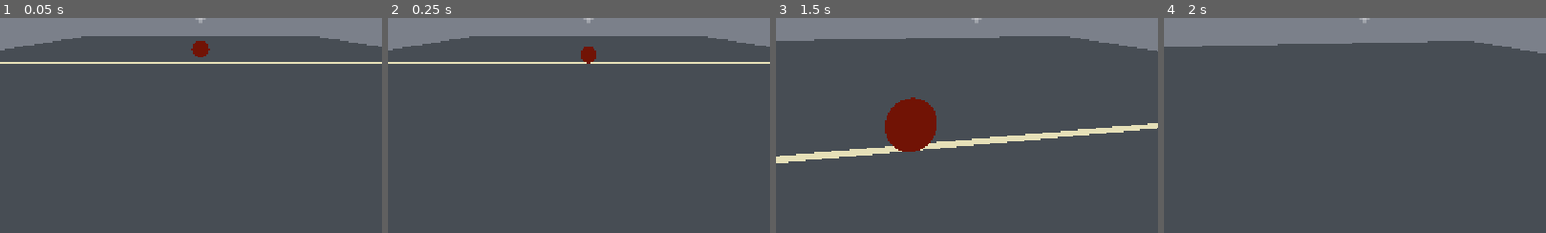
Above: before the commit, frames 1-4 (left to right).
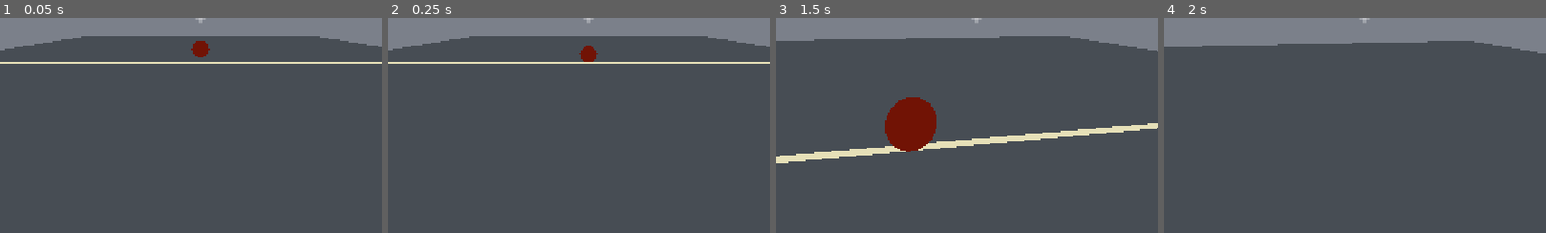
Above: after the commit, the same moments.

Repository: copley/dodgeball-fps
Game: Godot game, scene res://scenes/main.tscn
The game is run twice, just before and just after one commit, with the same random seed, the same clock (stepped at 60 frames per second) and the same inputs.
Inputs (mouse positions are % of the whole screen's width and height, from its top left):
- Up to frame 1 (0.05 s): no input
- Up to frame 2 (0.25 s): no input
- Up to frame 3 (1.5 s): tap Enter at 0.5 s; move the mouse to (49, 52) at 0.52 s; press the mouse at (49, 52) at 0.53 s; hold W (move_forward) from 0.53 s (still down); move the mouse to (57, 51) at 1.27 s; release the mouse at (57, 51) at 1.28 s; tap E (pickup_ball) at 1.35 s
- Up to frame 4 (2 s): keep holding W (move_forward); click (57, 51) at 1.55 s
The pictures show only the part of the screen within x 24-74%, y 50-100%; the shares and areas given below are measured in that part.

Frame 1 is identical in both runs. In frame 2, less than 0.1% of the frame differs, in the area x 50-55%, y 12-22%; in frame 3, less than 0.1%, in the area x 29-42%, y 36-63%; in frame 4, nothing differs.

Commit message:
fix: allow reliable ball re-pickup

Diff:
--- a/scenes/ball.tscn
+++ b/scenes/ball.tscn
@@ -14,10 +14,17 @@
 [sub_resource type="SphereShape3D" id="SphereShape3D_ball"]
 radius = 0.3
 
+[sub_resource type="PhysicsMaterial" id="PhysicsMaterial_ball"]
+friction = 0.8
+bounce = 0.15
+
 [node name="Ball" type="RigidBody3D"]
 collision_layer = 4
 collision_mask = 1
 mass = 0.45
+physics_material_override = SubResource("PhysicsMaterial_ball")
+linear_damp = 0.8
+angular_damp = 1.5
 continuous_cd = true
 script = ExtResource("1_ball")
 
--- a/scripts/ball.gd
+++ b/scripts/ball.gd
@@ -13,29 +13,47 @@
 
 @export var reset_height: float = -5.0
 @export var reset_horizontal_distance: float = 40.0
+@export var pickup_grace_seconds: float = 0.35
+@export var pickup_speed_threshold: float = 1.5
 
 var state: int = BallState.AVAILABLE
 var spawn_transform: Transform3D
 var hold_position: Marker3D
+var seconds_since_throw: float = 0.0
+
+const PHYSICAL_COLLISION_LAYER: int = 4
+const PHYSICAL_COLLISION_MASK: int = 1
 
 
 func _ready() -> void:
 	sleeping_state_changed.connect(_on_sleeping_state_changed)
 
 
-func _physics_process(_delta: float) -> void:
+func _physics_process(delta: float) -> void:
 	if state == BallState.HELD and is_instance_valid(hold_position):
 		global_transform = hold_position.global_transform
-	elif (
-		global_position.y < reset_height
-		or absf(global_position.x) > reset_horizontal_distance
-		or absf(global_position.z) > reset_horizontal_distance
-	):
-		reset_to(spawn_transform)
+	else:
+		if state == BallState.THROWN:
+			seconds_since_throw += delta
+			if (
+				seconds_since_throw >= pickup_grace_seconds
+				and (sleeping or linear_velocity.length() <= pickup_speed_threshold)
+			):
+				state = BallState.AVAILABLE
+		if (
+			global_position.y < reset_height
+			or absf(global_position.x) > reset_horizontal_distance
+			or absf(global_position.z) > reset_horizontal_distance
+		):
+			reset_to(spawn_transform)
 
 
 func _on_sleeping_state_changed() -> void:
-	if sleeping and state == BallState.THROWN:
+	if (
+		sleeping
+		and state == BallState.THROWN
+		and seconds_since_throw >= pickup_grace_seconds
+	):
 		state = BallState.AVAILABLE
 
 
@@ -48,7 +66,11 @@
 		return
 	state = BallState.HELD
 	hold_position = marker
+	seconds_since_throw = 0.0
 	freeze = true
+	sleeping = false
+	collision_layer = 0
+	collision_mask = 0
 	linear_velocity = Vector3.ZERO
 	angular_velocity = Vector3.ZERO
 	picked_up.emit()
@@ -60,7 +82,11 @@
 	global_transform = hold_position.global_transform
 	hold_position = null
 	state = BallState.THROWN
+	seconds_since_throw = 0.0
+	collision_layer = PHYSICAL_COLLISION_LAYER
+	collision_mask = PHYSICAL_COLLISION_MASK
 	freeze = false
+	sleeping = false
 	linear_velocity = direction.normalized() * speed
 	angular_velocity = Vector3(4.0, 2.0, 1.0)
 	thrown.emit(speed)
@@ -70,10 +96,13 @@
 	spawn_transform = new_spawn_transform
 	hold_position = null
 	state = BallState.AVAILABLE
+	seconds_since_throw = 0.0
 	freeze = true
+	sleeping = false
+	collision_layer = PHYSICAL_COLLISION_LAYER
+	collision_mask = PHYSICAL_COLLISION_MASK
 	global_transform = spawn_transform
 	linear_velocity = Vector3.ZERO
 	angular_velocity = Vector3.ZERO
 	freeze = false
-	sleeping = false
 	reset.emit()
Not shown: 1 places in scenes/ball.tscn that only renumber resources
